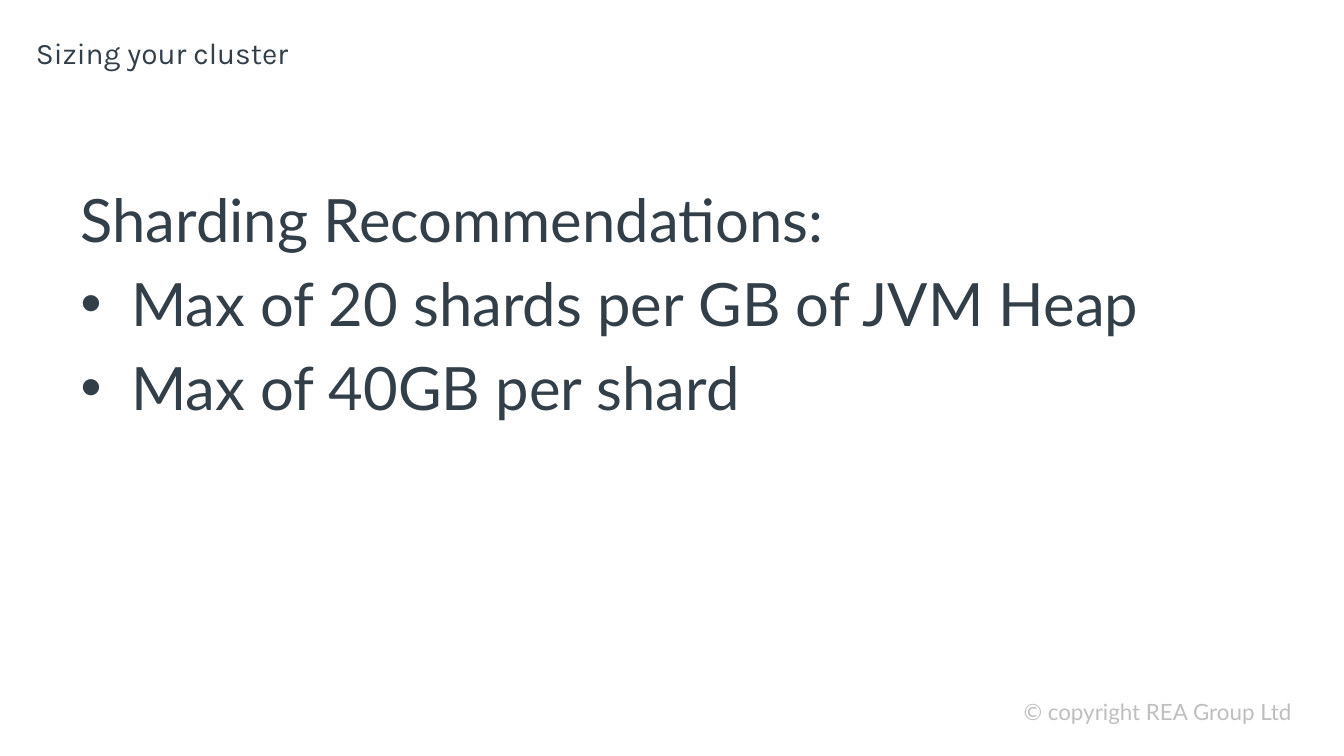
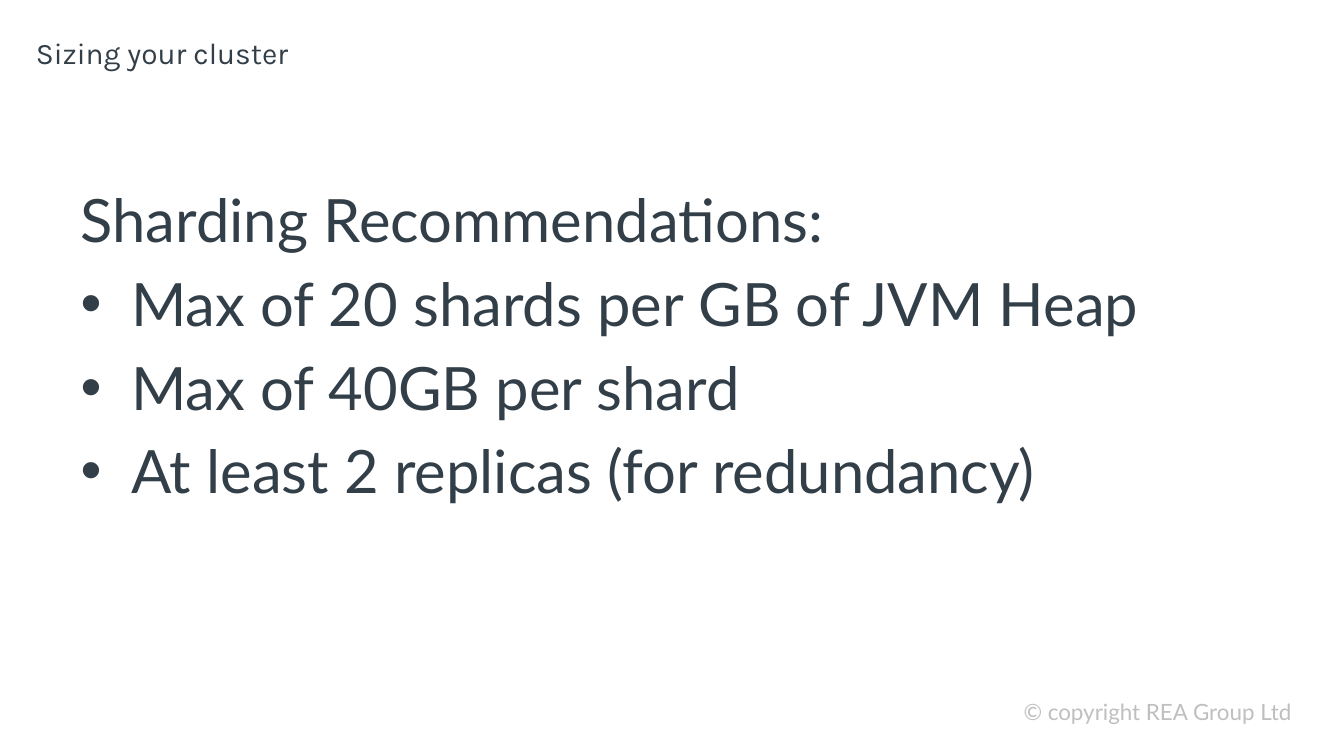
Before and after one commit to davidbkemp/advanced-elasticsearch-training, a slide deck: slide 15 of ElasticsearchOps.pptx. Drawn at 1344x756 pixels with LibreOffice and Linux fonts; fonts in the diff are those of the drawing; background and template pictures are left out. Boxes give left, top, right and bottom in pixels: in the first picture for what was removed or moved away, otherwise in the second. Text is boxed around its words. In the diff, an @@ line names an element or a change of style, - is before the commit and + after.

```diff
--- a/ElasticsearchOps.pptx
+++ b/ElasticsearchOps.pptx
@@ text at (131,447,1035,504): paragraph added @@
+• At least 2 replicas (for redundancy)
```
Also in this commit, not shown: 3 other slides changed, 1 slide added.
